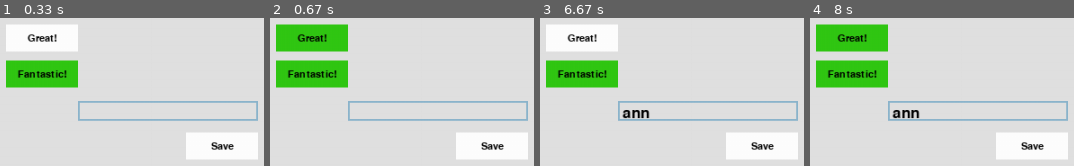
Above: before the commit, frames 1-4 (left to right).
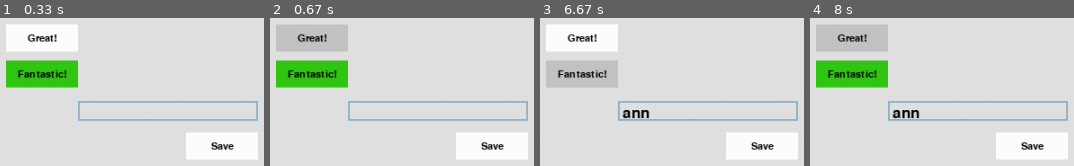
Above: after the commit, the same moments.

Repository: gkelty/Sorry
Game: pygame game, started from PygameClassesTesting.py
Two runs of this game, one before a commit and one after it. Both use one fixed random seed, a clock stepped at 60 frames per second and the inputs below.
Inputs (mouse positions are in pixels of both pictures, inside the frame that each line leads up to):
- Up to frame 1 (0.33 s): no input
- Up to frame 2 (0.67 s): click (312, 38) at 0.38 s
- Up to frame 3 (6.67 s): click (708, 109) at 0.72 s; type "ann" at 1 s; tap Enter at 1.33, 6.1 s; click (761, 100) at 1.6 s; hold Right 1.88-2.35 s; hold Right 2.43-2.9 s; hold Left 3.5-3.9 s; hold Right 3.93-4.57 s; hold Left 4.6-5.07 s; tap Home at 4.75 s; hold Right 5.1-5.57 s; click (582, 74) at 6.48 s
- Up to frame 4 (8 s): click (1034, 65) at 6.82 s; click (852, 38) at 7.72 s

Frame 1 is identical in both runs. In frame 2, 5.1% of the frame differs, in the area x 2-30%, y 4-23%; in frame 3, 5.1%; in frame 4, 5.1%.

Commit message:
Sign in/Register is working. Start page is set up along with exit button and stats button functionality

Diff:
--- a/Button.py
+++ b/Button.py
@@ -7,6 +7,7 @@
 GREY = (200, 200, 200)
 BLACK = (0, 0, 0)
 GREEN = (50, 200, 20)
+HOVER = (196,196,196)
 
 #Modified from http://www.dreamincode.net/forums/topic/401541-buttons-and-sliders-in-pygame/
 #Python programming tutorial, Buttons and Sliders in Pygame, posted Feb. 19, 2017 by user DK3250
@@ -71,7 +72,7 @@
         self.buttonColor = self.color
         pos = pygame.mouse.get_pos()
         if self.rect.collidepoint(pos):
-            self.buttonColor = GREEN     #changes button color upon mouseover
+            self.buttonColor = HOVER     #changes button color upon mouseover
 
     def callBack(self):
         if self.actionArgs == []:
--- a/boardPiece.py
+++ b/boardPiece.py
@@ -6,10 +6,10 @@
 WHITE = (255, 255, 255)
 GREY = (200, 200, 200)
 BLACK = (0, 0, 0)
-screen = pygame.display.set_mode((600, 500))
+screen = pygame.display.set_mode((1300, 650))
 #Board piece class, buttons that will numbered incrementally in gameboard class
 class boardPiece():
-    def __init__(self, txt, location, action, bg = WHITE, fg = BLACK, size = (80, 30), font_name = "Segoe Print", font_size = 16):
+    def __init__(self, txt, location, action, bg = WHITE, fg = BLACK, size = (35, 35), font_name = "Segoe Print", font_size = 16):
         self.color = bg #the static (normal) color
         self.bg = bg #the actual background color, can change on mouseover
         self.fg = fg #text color
@@ -17,6 +17,8 @@
         #Font Stuff
         self.font = pygame.font.SysFont(font_name, font_size)
         self.txt = txt
+        if(self.txt=="Base"):
+            self.base = True
         self.txt_surf = self.font.render(self.txt, 1, self.fg)
         self.txt_rect = self.txt_surf.get_rect(center = [s//2 for s in self.size])
         #Setting the size and location
@@ -59,10 +61,69 @@
         print("Fantastic! " * 5)
         buttonMovementTest.setLocation(event.pos)
 
+    #Def mad inefficient but good enough for time being
+    def createBoard():
+        #16 each side
+        #5 up after 3 6th is home
+        #5 in is base
+        buttons = []
+        #Start creating in bottom right corner
+        startCordx = 1285
+        startCordy = 630
+        #Yellow squares on bottom
+        for i in range(0,4):
+            if (i==0):
+                incrementValx = -40
+                incrementBasey = -40
+                incrementBasex = 0
+                incrementValy = 0
+            elif(i==1):
+                incrementValx = 0
+                incrementBasey = 0
+                incrementBasex = 40
+                incrementValy = -40
+            elif(i==2):
+                incrementValx = 40
+                incrementBasey = 40
+                incrementBasex = 0
+                incrementValy = 0
+            elif(i==3):
+                incrementValx = 0
+                incrementBasey = 0
+                incrementBasex = -40
+                incrementValy = 40
+            for k in range(0,16):
+                # CreateBase
+                if (k == 2):
+                    saveCordy = startCordy
+                    saveCordx = startCordx
+                    for k in range(0, 6):
+                        saveCordy += incrementBasey
+                        saveCordx += incrementBasex
+                        buttonId = boardPiece("Base", (saveCordx, saveCordy), my_fantastic_function)
+                        buttons.append(buttonId)
+
+                # Start
+                if (k == 4):
+                    saveCordy = startCordy
+                    saveCordx = startCordx
+                    saveCordy += incrementBasey
+                    saveCordx+=incrementBasex
+                    buttonId = boardPiece("Start", (startCordx, saveCordy), my_fantastic_function)
+                    buttons.append(buttonId)
+                # Create normal pieces
+                else:
+                    startCordx += incrementValx
+                    startCordy +=incrementValy
+                    buttonId = boardPiece("Great!", (startCordx, startCordy), my_fantastic_function)
+                    buttons.append(buttonId)
+        #for i in range(0,16):
+        return(buttons)
     button_01 = boardPiece("Great!",(60, 30),my_fantastic_function)
     button_02 = boardPiece("Fantastic!", (220, 70), my_fantastic_function, bg=(50, 200, 20))
     buttonMovementTest = boardPiece("Fantastic!", (200, 80),my_fantastic_function,bg=(50, 200, 20), size=(20, 20))
-    buttons = [button_01, button_02, buttonMovementTest]
+    buttons = createBoard()
+    buttons.append(buttonMovementTest)
     while True:
 
         for event in pygame.event.get():
@@ -78,6 +139,7 @@
 
         pygame.display.flip()
         pygame.time.wait(100)
+
 def main():
     test()
 main()
--- a/dbConnection.py
+++ b/dbConnection.py
@@ -1,10 +1,14 @@
 import mysql.connector
 from mysql.connector import errorcode
 import pygame
+
+# text sizes
 smallText = pygame.font.Font('freesansbold.ttf', 20)
+
+# width and height of screen display
 displayWidth = 600
+displayHeight = 600
 
-displayHeight = 600
 
 # This class will be used to make all of the SQL commands we will need.
 class dbConnection:
@@ -29,13 +33,9 @@
 
 #This method grabs the usernames in our DB at the time of call and puts them in an array and returns.
     def getUsernames(dbConnect):
-
         query = dbConnect.cursor()
-
         query.execute("SELECT username FROM tblPlayer;")
-
         usernames = query.fetchall()
-
         usernameArray = []
         for username in usernames:
             username = str(username)
@@ -43,11 +43,33 @@
 
         return usernameArray
 
+# Grabs stats from DB based on username passed to it and returns array of statistics
+    def getStats(dbConnect,username):
+        query = dbConnect.cursor()
+        gamesPlayed = "SELECT gamesPlayed from tblStats WHERE username = '" + username + "';"
+        gamesInProgress = "SELECT gamesInProgress from tblStats WHERE username = '" + username + "';"
+        totalWins = "SELECT totalWins from tblStats WHERE username = '" + username + "';"
+        totalLosses = "SELECT totalLosses from tblStats WHERE username = '" + username + "';"
+        totalKOs = "SELECT totalKOs from tblStats WHERE username = '" + username + "';"
+
+        queries = [gamesPlayed,gamesInProgress,totalWins, totalLosses, totalKOs  ]
+
+        stats = []
+
+        for q in queries:
+            query.execute(q)
+            result = query.fetchall()
+            result = str(result)
+            stats.append(result.strip("'[](),"))
+
+        return stats
+
+
     # This method is called when a user signs up. It will add a player to our DB.
-    def addPlayer(dbConnect, newUser, password):
+    def addPlayer(dbConnect, newUser):
         query = dbConnect.cursor()
-        newQuery = ("INSERT INTO tblPlayer (playerID, username, userPassword) VALUES (null," + "'" + newUser+ "'" + "," + "'" + password + "'" + ")")
-        query.execute(newQuery)
+        insertQuery = ("INSERT INTO tblPlayer (playerID, username, userPassword) VALUES (null," + "'" + newUser+ "'" + "," + "'" + "null" + "'" + ")")
+        query.execute(insertQuery)
         dbConnect.commit()
 
     def playerExist(username):
@@ -61,15 +83,18 @@
 
 # gets called when user hits button on signInDisplay() and either brings them back or
 # pushes the new (unique) username to our DB
-    def signIn(username):
+    def signIn(username, screen):
         import mainMenu
         username = username.getText()
         playerExist = dbConnection.playerExist(username)
         if  playerExist == False:
-            mainMenu.signInDisplay()
-##            takenSurf, takenRect = mainMenu.text_objects("Username is already taken! ", smallText)
-##            takenRect.center = ((displayWidth/2),(displayHeight/4))
-##            mainMenu.screen.blit(takenSurf, takenRect)
-##            pygame.display.update()
+            dbConnection.addPlayer(dbConnection.connectDB(),username)
+            print("username added to DB")
+            mainMenu.startPage(username)
+        elif username == "":
+            print("Username is empty")
+            mainMenu.intro()
+
         else:
+            mainMenu.startPage(username)
             print("Go to 'Welcome Player' page")
--- a/mainMenu.py
+++ b/mainMenu.py
@@ -17,11 +17,17 @@
 GREY = (200, 200, 200)
 BLACK = (0, 0, 0)
 GREEN = (50, 200, 20)
+DARKGREY = (127,127,127)
+FORESTGREEN = (34,139,34)
+BANANA = (227,207,87)
+RED = (238,0,0)
+BLUE=(30,144,255)
+SCREEN = (224,238,238)
 
 #text sizes
 smallText = pygame.font.Font('freesansbold.ttf', 20)
-
-
+mediumText = pygame.font.Font('freesansbold.ttf', 50)
+largeText = pygame.font.Font('freesansbold.ttf',115)
 
 def text_objects(text, font):
     textSurface = font.render(text, True, BLACK)
@@ -30,17 +36,73 @@
 
 # Display an intro page that gives user the option to sign in or register
 def intro():
-    intro = True
     screen = pygame.display.set_mode((displayWidth,displayHeight))
+    # create text input box object
+    userNameInput = TextInputBox(250, 300, 140, 22)
 
     # create the two buttons
-    signInButton = Button("Sign In/Register", (300,400),signInDisplay)
-    registerButton = Button("Register",(300,450),register)
+    signInButton = Button("Sign In/Register", (300,400),dbConnection.signIn, actionArgs=[userNameInput,screen], buttonSize=(100,30), buttonColor=DARKGREY)
+
+    # create array of buttons
+    buttons = [signInButton]
+
+    # start clock
+    clock = pygame.time.Clock()
+
+    while True:
+        for event in pygame.event.get():
+            if event.type == pygame.QUIT:
+                pygame.quit()
+                sys.exit()
+            elif event.type == pygame.MOUSEBUTTONDOWN:
+                Button.mouseButtonDown(buttons)
+                userNameInput.updateEvent(event)
+            else:
+                userNameInput.updateEvent(event)
 
 
-    buttons = [signInButton, registerButton]
+        screen.fill(SCREEN)
 
-    while intro:
+        # Display text object
+        TextSurf, TextRect = text_objects("Sorry!", largeText)
+        TextRect.center = ((displayWidth/2),(displayHeight/3))
+        screen.blit(TextSurf, TextRect)
+
+
+        userNameInput.updateDisplay()
+        userNameInput.draw(screen)
+
+        # Display text object
+        userSurf, userRect = text_objects("Username: ", smallText)
+        userRect.center = ((displayWidth/3),(310))
+        screen.blit(userSurf, userRect)
+
+        for button in buttons:
+            button.draw(screen)
+
+        pygame.display.update()
+        clock.tick(30)
+
+# creates display when the user decides to sign in.
+def startPage(username):
+
+    screen = pygame.display.set_mode((displayWidth,displayHeight))
+    screen.fill(SCREEN)
+
+    newGameButton = Button("New Game", (300,200), newGame, buttonColor = FORESTGREEN, buttonSize=(200,30))
+    resumeGameButton = Button("Resume Game", (300,250), resumeGame, buttonSize=(200,30),buttonColor = BLUE)
+    instructionsButton = Button("Instructions", (300,300), instructions, buttonSize=(200,30),buttonColor = DARKGREY)
+    statsButton = Button("Game Statistics", (300,350), statsDisplay,actionArgs=[username], buttonSize=(200,30),buttonColor = BANANA)
+    exitButton = Button("Exit", (300,400), exitGame, buttonSize=(200,30),buttonColor = RED)
+
+
+    buttons = [newGameButton, resumeGameButton, instructionsButton, statsButton, exitButton]
+
+    # start clock
+    clock = pygame.time.Clock()
+
+    while True:
+
         for event in pygame.event.get():
             if event.type == pygame.QUIT:
                 pygame.quit()
@@ -48,80 +110,90 @@
             elif event.type == pygame.MOUSEBUTTONDOWN:
                 Button.mouseButtonDown(buttons)
 
-        screen.fill(GREY)
-        largeText = pygame.font.Font('freesansbold.ttf',115)
-        TextSurf, TextRect = text_objects("Sorry!", largeText)
-        TextRect.center = ((displayWidth/2),(displayHeight/3))
+        for button in buttons:
+            button.draw(screen)
+
+        # Display text object
+        TextSurf, TextRect = text_objects(("Welcome, " + username), mediumText)
+        TextRect.center = ((displayWidth/2),(displayHeight/5))
         screen.blit(TextSurf, TextRect)
 
 
+        pygame.display.update()
+        clock.tick(30)
 
-        for button in buttons:
-            button.draw(screen)
+def statsDisplay(username):
+    screen = pygame.display.set_mode((displayWidth,displayHeight))
+    screen.fill(SCREEN)
 
-        pygame.display.update()
+    dbConnect = dbConnection.connectDB()
+    stats = dbConnection.getStats(dbConnect, username)
 
+    backButton = Button("Main Menu", (300,500), startPage, actionArgs=[username], buttonColor = FORESTGREEN, buttonSize=(200,30))
+    buttons = [backButton]
 
+    gamesPlayed = ("Games Played: " + str(stats[0]))
+    gamesInProgress = ("Games In Progress: " + str(stats[1]))
+    totalWins = ("Total Wins: " + str(stats[2]))
+    totalLosses = ("Total Losses: " + str(stats[3]))
+    totalKOs = ("Total KOs: " + str(stats[4]))
 
-# creates display when the user decides to sign in.
-def signInDisplay():
-    signIn = True
-    # create screen
-    screen = pygame.display.set_mode((displayWidth,displayHeight))
-
-    # create text box objects
-    userNameInput = TextInputBox(250, 190, 140, 22)
-    ##passwordInput = TextInputBox(250, 229, 140, 22)
-
-    # create button to save username/password
-    signInButton = Button("Sign In", (400,300), dbConnection.signIn, actionArgs=[userNameInput])
-
-    backButton = Button("Back", (300,300), intro)
-
-    buttons = [signInButton,backButton]
-
-
-
-    # Creates a clock to track time for the text input box
     clock = pygame.time.Clock()
 
-    while signIn:
-        screen.fill(GREY)
-        events = pygame.event.get()
-        for event in events:
+    while True:
+
+        for event in pygame.event.get():
             if event.type == pygame.QUIT:
                 pygame.quit()
                 sys.exit()
             elif event.type == pygame.MOUSEBUTTONDOWN:
                 Button.mouseButtonDown(buttons)
-                userNameInput.updateEvent(event)
-                ##passwordInput.updateEvent(event)
-            else:
-                userNameInput.updateEvent(event)
-                ##passwordInput.updateEvent(event)
 
+        # Display title text object
+        titleSurf, titleRect = text_objects(("Stats for " + username), mediumText)
+        titleRect.center = ((displayWidth/2),(displayHeight/5))
+        screen.blit(titleSurf, titleRect)
 
-        userNameInput.updateDisplay()
-        ##passwordInput.updateDisplay()
+        # Display games played stat text object
+        gpSurf, gpRect = text_objects((gamesPlayed), smallText)
+        gpRect.center = ((displayWidth/2),(displayHeight/2 - 100))
+        screen.blit(gpSurf, gpRect)
 
-        userNameInput.draw(screen)
-        ##passwordInput.draw(screen)
+        # Display games in progress stat text object
+        gipSurf, gipRect = text_objects((gamesInProgress), smallText)
+        gipRect.center = ((displayWidth/2),(displayHeight/2) - 50)
+        screen.blit(gipSurf, gipRect)
 
-        userSurf, userRect = text_objects("Username: ", smallText)
-        ##passSurf, passRect = text_objects("Password: ", smallText)
+        # Display  stat text object
+        winsSurf, winsRect = text_objects((totalWins), smallText)
+        winsRect.center = ((displayWidth/2),(displayHeight/2))
+        screen.blit(winsSurf, winsRect)
 
-        userRect.center = ((displayWidth/3),(displayHeight/3))
-        ##passRect.center = ((displayWidth/3),(displayHeight/3 + 40))
+        # Display games in progress stat text object
+        lossesSurf, lossesRect = text_objects((totalLosses), smallText)
+        lossesRect.center = ((displayWidth/2),(displayHeight/2) + 50)
+        screen.blit(lossesSurf, lossesRect)
 
-        screen.blit(userSurf, userRect)
-        ##screen.blit(passSurf, passRect)
+        # Display games in progress stat text object
+        KOsSurf, KOsRect = text_objects((totalKOs), smallText)
+        KOsRect.center = ((displayWidth/2),(displayHeight/2) + 100)
+        screen.blit(KOsSurf, KOsRect)
 
-        for button in buttons:
-            button.draw(screen)
+        # Draw button to screen
+        backButton.draw(screen)
 
         pygame.display.update()
         clock.tick(30)
 
 
-def register():
-    print("Thanks for registering")
+def newGame():
+    print("start new game here")
+def resumeGame():
+    print("resume game")
+def instructions():
+    print("print instructions")
+
+def exitGame():
+    print("Game Quit")
+    pygame.quit()
+    sys.exit()
Renamed: ball.jpg -> images/ball.jpg
Renamed: sorryCardBackSmall.png -> images/sorryCardBackSmall.png
Renamed: sorryCardBig1.png -> images/sorryCardBig1.png
Renamed: sorryCardBig10.png -> images/sorryCardBig10.png
Renamed: sorryCardBig11.png -> images/sorryCardBig11.png
Renamed: sorryCardBig12.png -> images/sorryCardBig12.png
Renamed: sorryCardBig2.png -> images/sorryCardBig2.png
Renamed: sorryCardBig3.png -> images/sorryCardBig3.png
Renamed: sorryCardBig4.png -> images/sorryCardBig4.png
Renamed: sorryCardBig5.png -> images/sorryCardBig5.png
Renamed: sorryCardBig7.png -> images/sorryCardBig7.png
Renamed: sorryCardBig8.png -> images/sorryCardBig8.png
(and 8 more such lines)
